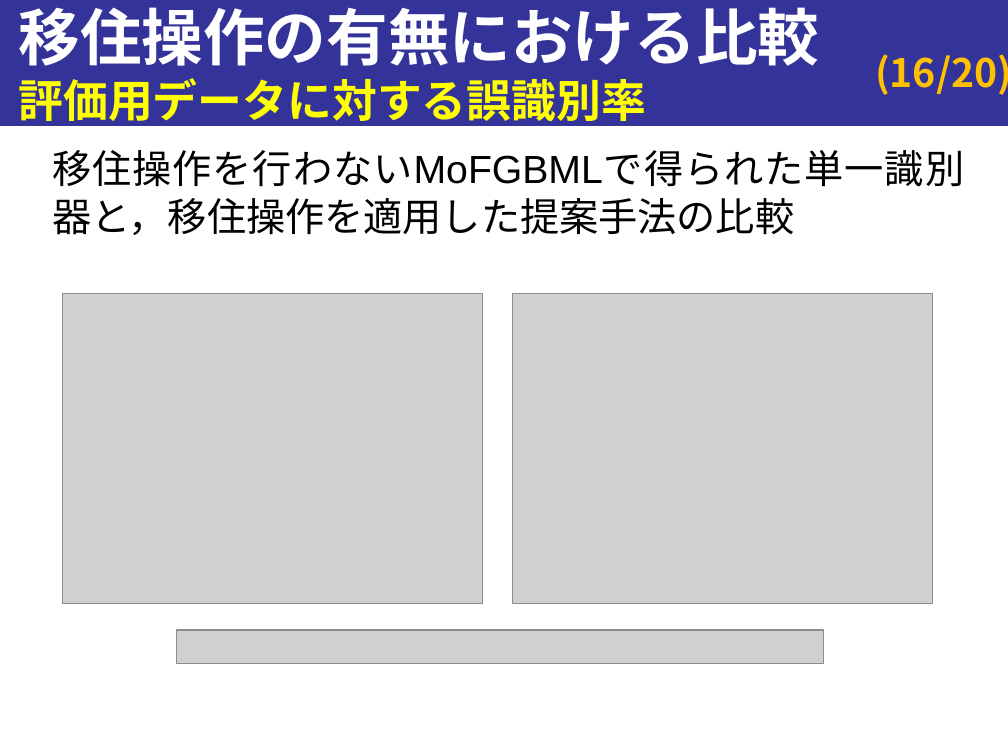
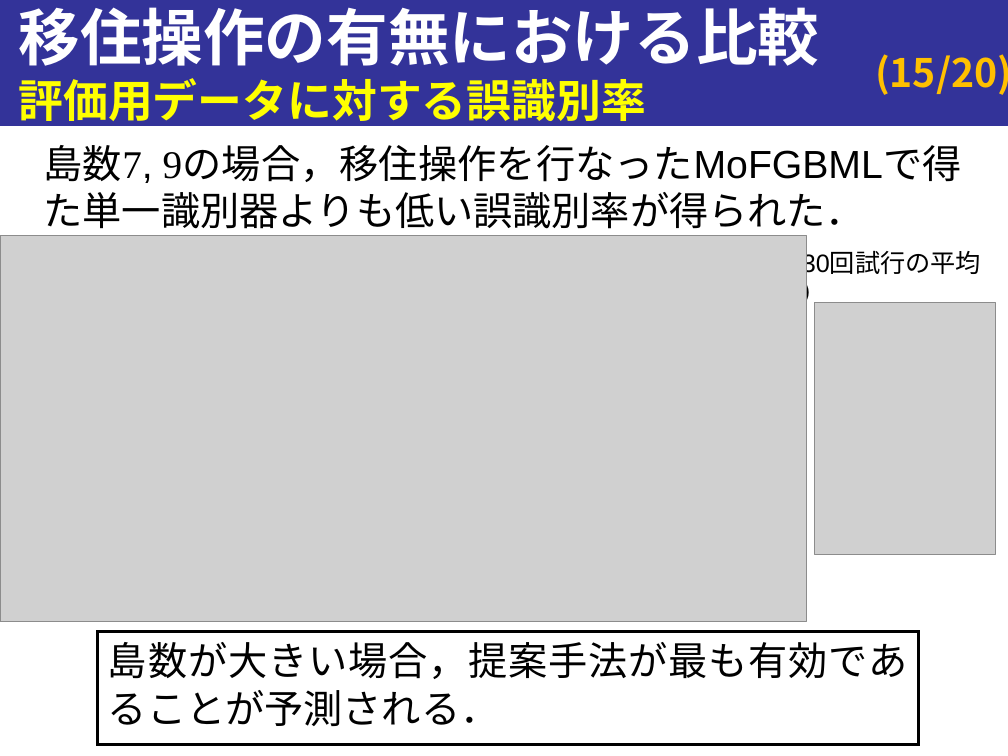
Before and after one commit to onikUone/Junior_slides, a slide deck: slide 15 of omozaki_v2.pptx (slide 16 before the commit). Drawn at 1008x756 pixels with LibreOffice and Linux fonts; fonts in the diff are those of the drawing; grey boxes stand for pictures. Boxes give left, top, right and bottom in pixels: in the first picture for what was removed or moved away, otherwise in the second. Text is boxed around its words. In the diff, an @@ line names an element or a change of style, - is before the commit and + after.

```diff
--- a/omozaki_v2.pptx
+++ b/omozaki_v2.pptx
@@ page number at [875,54,1008,95]: text changed @@
-(16/20)
+(15/20)
@@ text at [44,145,962,183]: text changed @@
-移住操作を行わないMoFGBMLで得られた単一識別器と，移住操作を適用した提案手法の比較
+島数7, 9の場合，移住操作を行なったMoFGBMLで得た単一識別器よりも低い誤識別率が得られた．
@@ picture added at [0,235,806,621] @@
@@ text added at [767,242,1008,282], 18 pt, text #000000 @@
+（30回試行の平均値）
@@ picture removed at [64,294,484,604] @@
@@ picture removed at [512,294,932,604] @@
@@ picture added at [814,302,995,554] @@
@@ rectangle added at [98,632,918,745], outline #000000 2.25 pt, 28 pt, text #000000 @@
+島数が大きい場合，提案手法が最も有効であることが予測される．
@@ picture removed at [176,630,824,663] @@
```
Also in this commit, not shown: 4 other slides changed, 7 slides added, 4 slides removed.
